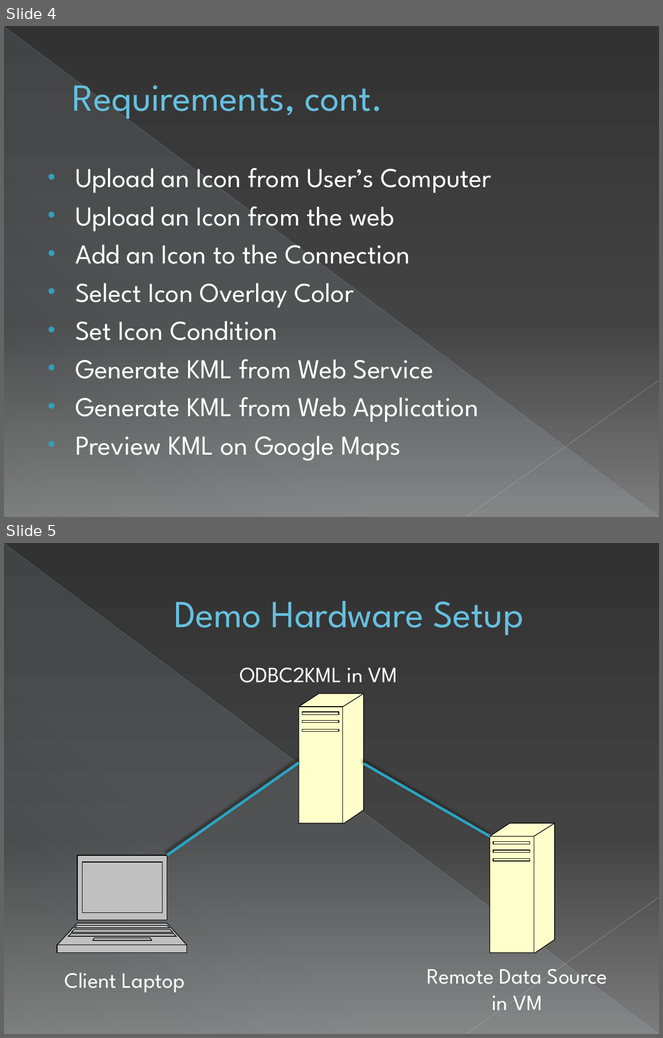
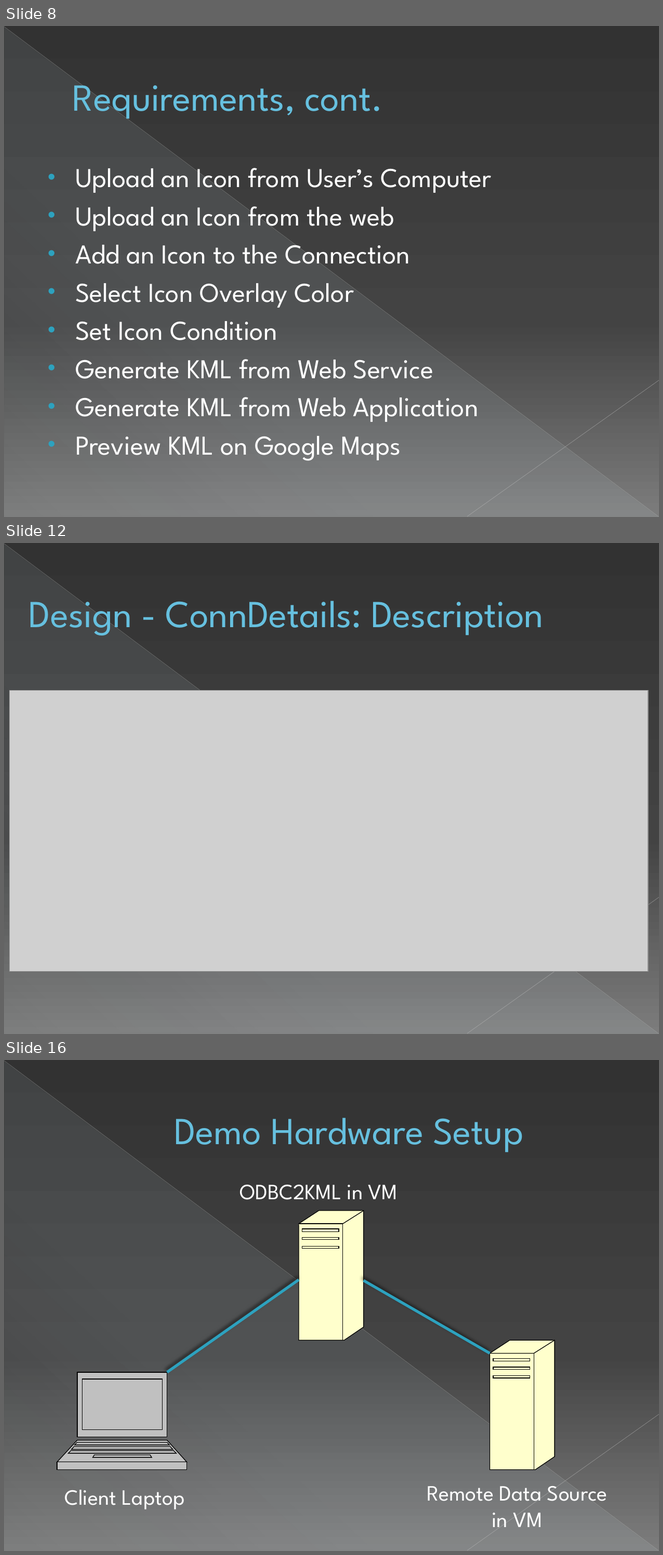
Before and after one commit to sweenr/odbc2kml, a slide deck: docs/ODBC2KML Demo Slides.pptx. Shown one above the other, each under a label of ours: slides 4 and 5 before the commit, slides 8, 12 and 16 after it; the slides between them are not shown. The pictures are 663x1038 and 663x1555 pixels, drawn with LibreOffice and Linux fonts; fonts in the diff are those of the drawing; grey boxes stand for pictures. Boxes give left, top, right and bottom in pixels: in the first picture for what was removed or moved away, otherwise in the second. Text is boxed around its words. In the diff, an @@ line names an element or a change of style, - is before the commit and + after.

```diff
--- a/docs/ODBC2KML Demo Slides.pptx
+++ b/docs/ODBC2KML Demo Slides.pptx
@@ slide 12 added at [4, 543, 659, 1034], background gradient #333333 to #444444 to #7D7D7D; not listed: 3 template elements that a slide beside it also shows @@
@@ title added at [29, 601, 544, 636], 42 pt, text #66C0E0 @@
+Design - ConnDetails: Description
@@ picture added at [9, 691, 648, 972] @@
@@ what was slide 4 is now slide 8 @@
@@ what was slide 5 is now slide 16 @@
```
Also in this commit, not shown: 10 other slides added.
